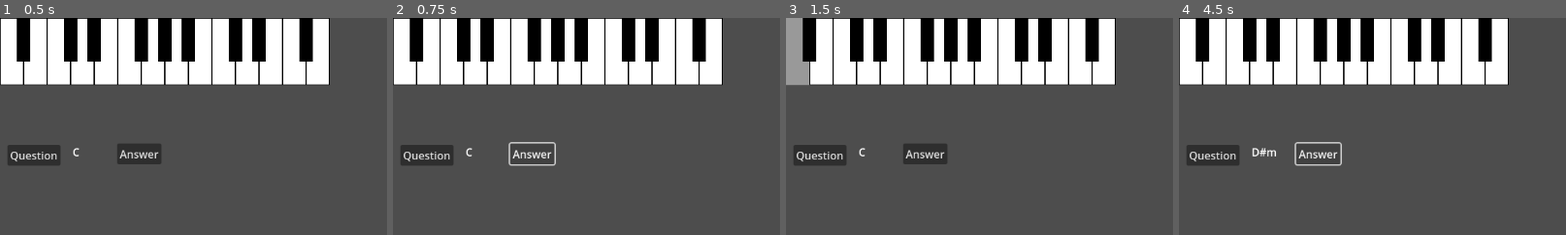
Above: before the commit, frames 1-4 (left to right).
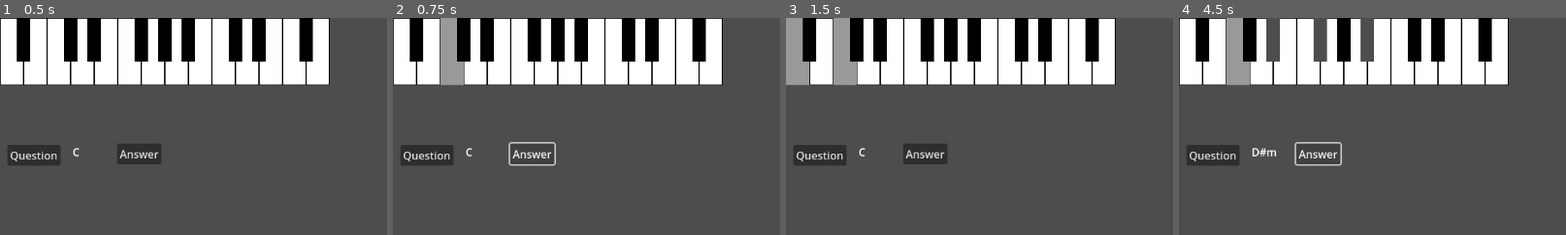
Above: after the commit, the same moments.

Repository: mjXmsdgh/godot_piano
Game: Godot game, scene res://scenes/chord_to_notes.tscn
Two runs of this game, one before a commit and one after it. Both use one fixed random seed, a clock stepped at 60 frames per second and the inputs below. The project has no main scene, so this scene is started directly.
Inputs (mouse positions are % of the whole screen's width and height, from its top left):
- Up to frame 1 (0.5 s): no input
- Up to frame 2 (0.75 s): click "Answer" at 0.5 s
- Up to frame 3 (1.5 s): click (2, 8) at 1.27 s
- Up to frame 4 (4.5 s): click "Question" at 2 s; click (2, 8) at 2.77 s; click "Question" at 3.5 s; click "Answer" at 4.25 s
The pictures show only the part of the screen within x 0-50%, y 0-50%; the shares and areas given below are measured in that part.

Frame 1 is identical in both runs. In frame 2, 1.6% of the frame differs, in the area x 12-19%, y 0-32%; in frame 3, 1.6%; in frame 4, 3.7%, in the area x 12-51%, y 0-32%.

Commit message:
add answer func

Diff:
--- a/godot_piano/scripts/question_node.gd
+++ b/godot_piano/scripts/question_node.gd
@@ -88,4 +88,9 @@
 
 func _on_answer_pressed() -> void:
 	print("answer")
+	$"../kenban".play_note("C4")
+
+	for item in current_chord_notes:
+		$"../kenban".play_note(item)
+
 	pass # Replace with function body.
